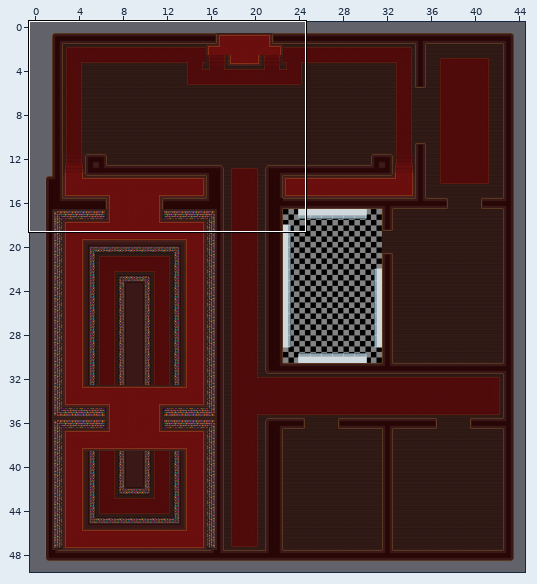
Tiled map (JSON), stored at assets/Maps/MansionMap.json. Above: a wide view before the commit, with the close-up outlined.
Close-up. Old version:
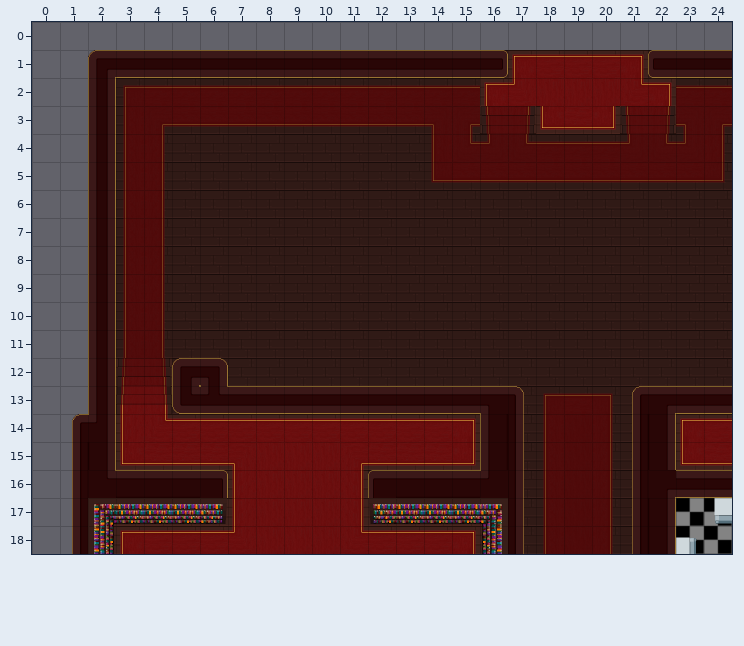
Cells are 64x64 px. Shown: x 0..24, y 0..18. The commit also changed other parts of the map, which this record leaves out. The old version is drawn lined up with the new one.
After:
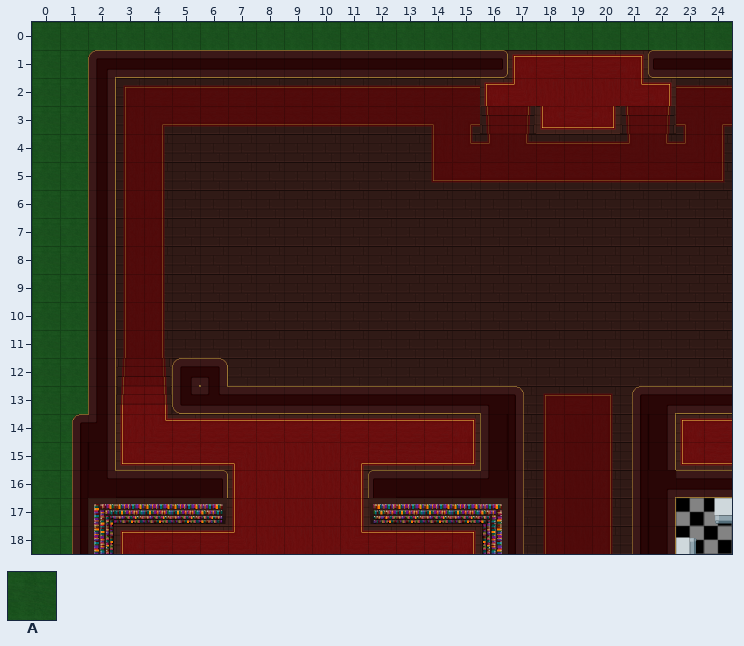
Key: from "grass": A 0 "grass01".
_ is an empty cell.
Difference:
map size 43x48 -> 45x50 cells (old content now starts at 1,1; both pictures use the new coordinates)
Layer "ground":
y 1: x 2 _ -> A
y 13..18: x 1 _ -> A
Layer "walls":
y 0: x 0..24 _________________________ -> AAAAAAAAAAAAAAAAAAAAAAAAA
y 1..12: x 0..1 __ -> AA
y 13..18: x 0 _ -> A
Changed places in both close-ups, as pixel boxes (x1, y1, x2, y2):
added: (32, 22, 732, 554)
